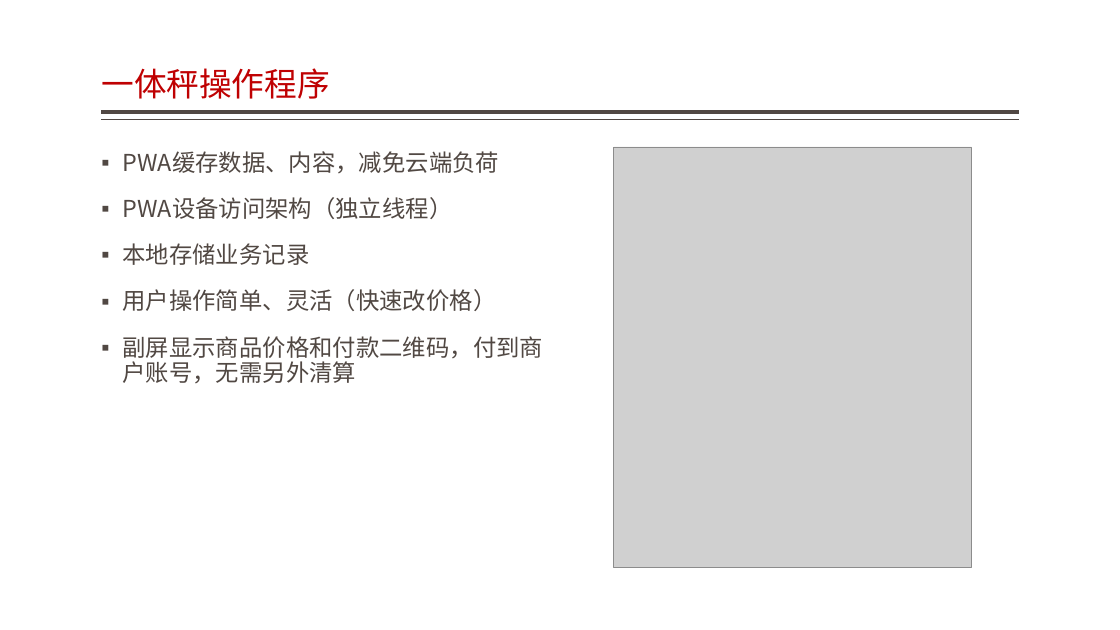
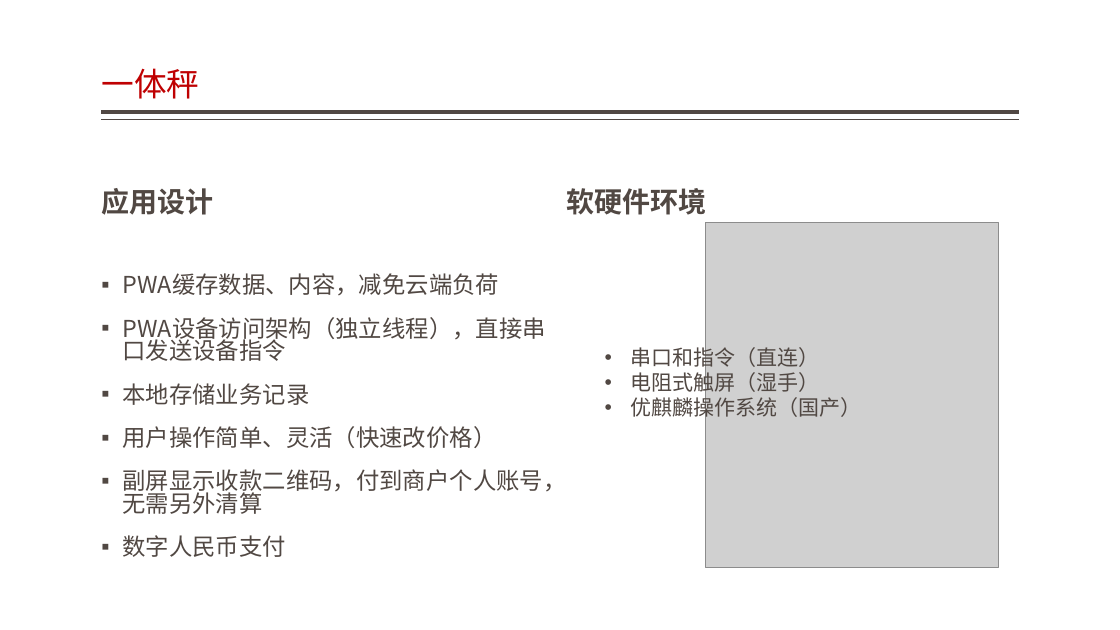
Before and after one commit to jzgi/chainsmart, a slide deck: slide 32 of Docs/振兴设计概要.pptx (slide 33 before the commit). Drawn at 1120x630 pixels with LibreOffice and Linux fonts; fonts in the diff are those of the drawing; grey boxes stand for pictures. Boxes give left, top, right and bottom in pixels: in the first picture for what was removed or moved away, otherwise in the second. Text is boxed around its words. In the diff, an @@ line names an element or a change of style, - is before the commit and + after.

```diff
--- a/Docs/振兴设计概要.pptx
+++ b/Docs/振兴设计概要.pptx
@@ title at bbox=[101, 68, 199, 99]: text changed @@
-一体秤操作程序
+一体秤
@@ text added at bbox=[101, 188, 213, 215], 24 pt, text #514843, bold @@
+应用设计
@@ text added at bbox=[566, 188, 706, 215], 24 pt, text #514843, bold @@
+软硬件环境
@@ text "PWA缓存数据、内容，减免云端负荷": place and size @@
-text "PWA缓存数据、内容，减免云端负荷" at bbox=[122, 151, 543, 383]
+text "PWA缓存数据、内容，减免云端负荷" at bbox=[122, 273, 566, 557]
@@ picture: place and size @@
-picture at bbox=[614, 147, 972, 567]
+picture at bbox=[706, 223, 999, 567]
@@ text at bbox=[122, 273, 499, 448]: line spacing 0.9 to 0.8 @@
@@ text at bbox=[122, 317, 545, 361]: text changed @@
-▪ PWA设备访问架构（独立线程）
+▪ PWA设备访问架构（独立线程），直接串口发送设备指令
@@ text added at bbox=[631, 344, 862, 421], 18 pt, text #514843 @@
+• 串口和指令（直连）
+• 电阻式触屏（湿手）
+• 优麒麟操作系统（国产）
@@ text at bbox=[122, 469, 566, 557]: text changed @@
-▪ 副屏显示商品价格和付款二维码，付到商户账号，无需另外清算
+▪ 副屏显示收款二维码，付到商户个人账号，无需另外清算
+▪ 数字人民币支付
```
Also in this commit, not shown: 1 slide removed, 30 other files.
